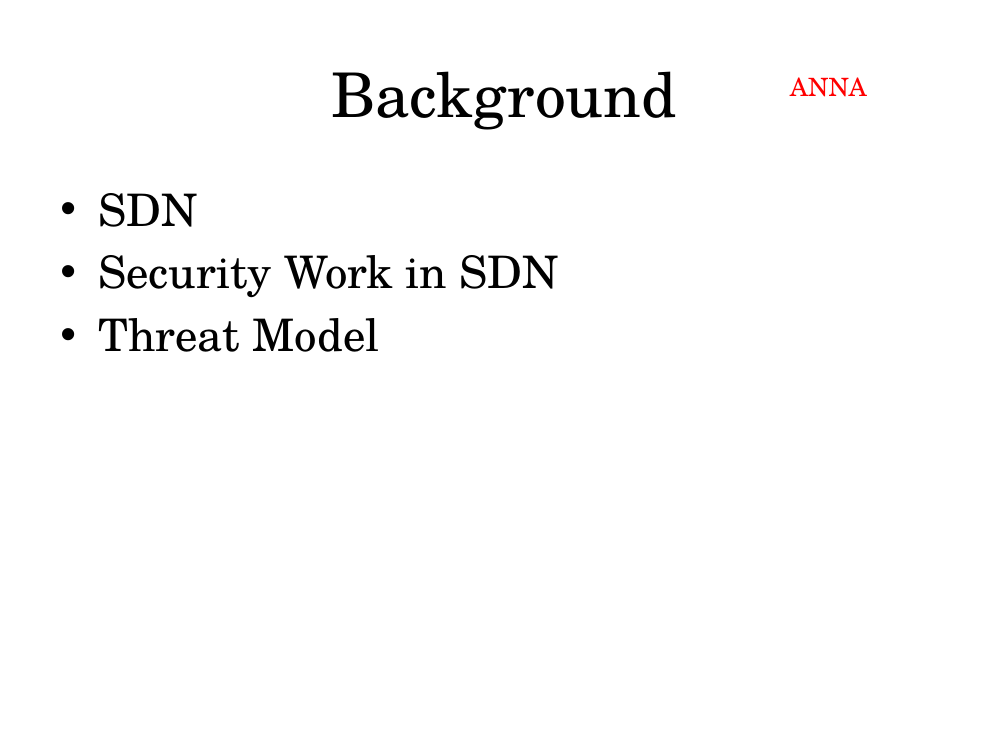
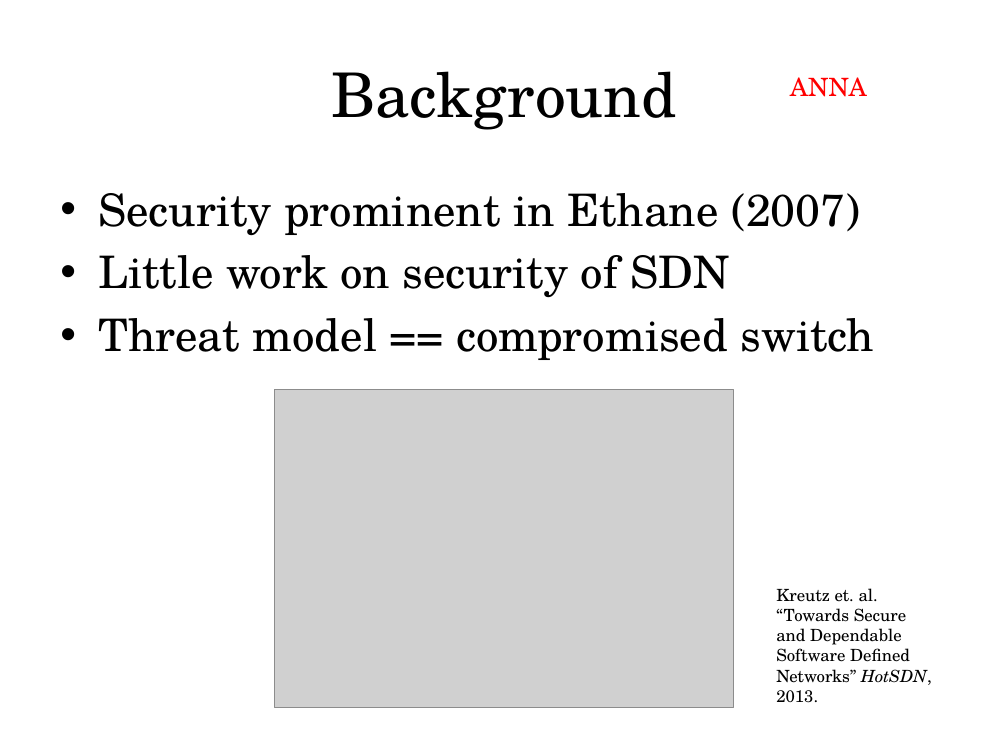
Before and after one commit to archang31/Fake-Switch-Project, a slide deck: slide 3 of COS597E_Presentation.pptx. Drawn at 1008x756 pixels with LibreOffice and Linux fonts; fonts in the diff are those of the drawing; grey boxes stand for pictures. Boxes give left, top, right and bottom in pixels: in the first picture for what was removed or moved away, otherwise in the second. Text is boxed around its words. In the diff, an @@ line names an element or a change of style, - is before the commit and + after.

```diff
--- a/COS597E_Presentation.pptx
+++ b/COS597E_Presentation.pptx
@@ text at [98, 193, 874, 360]: text changed @@
-• SDN
-• Security Work in SDN
-• Threat Model
+• Security prominent in Ethane (2007)
+• Little work on security of SDN
+• Threat model == compromised switch
@@ picture added at [274, 390, 733, 709] @@
@@ text added at [776, 588, 932, 703], 12 pt, text #000000 @@
+Kreutz et. al. “Towards Secure and Dependable Software Defined Networks” HotSDN, 2013.
```
Also in this commit, not shown: 1 other slide changed, 1 other file.
